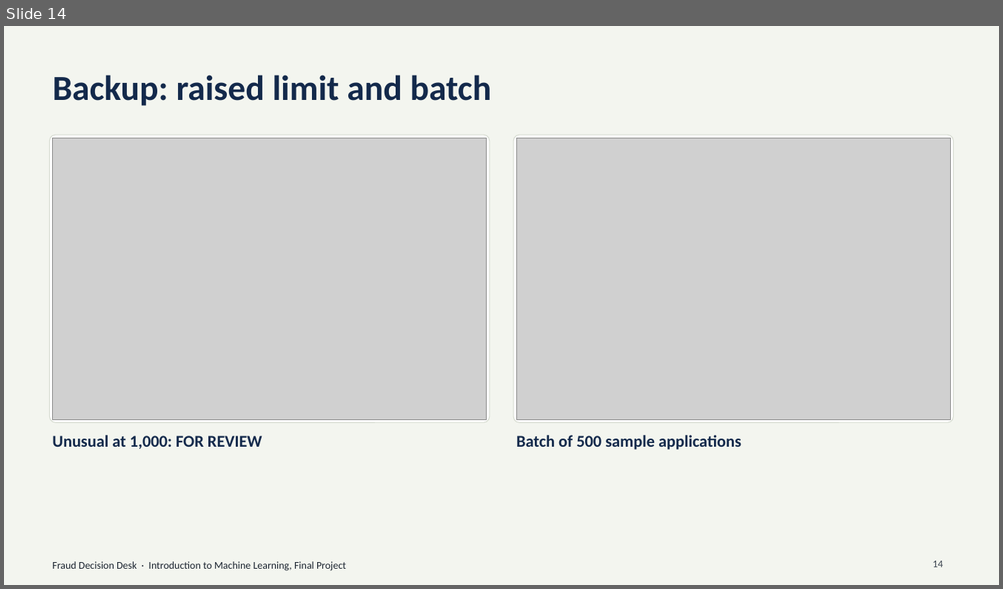
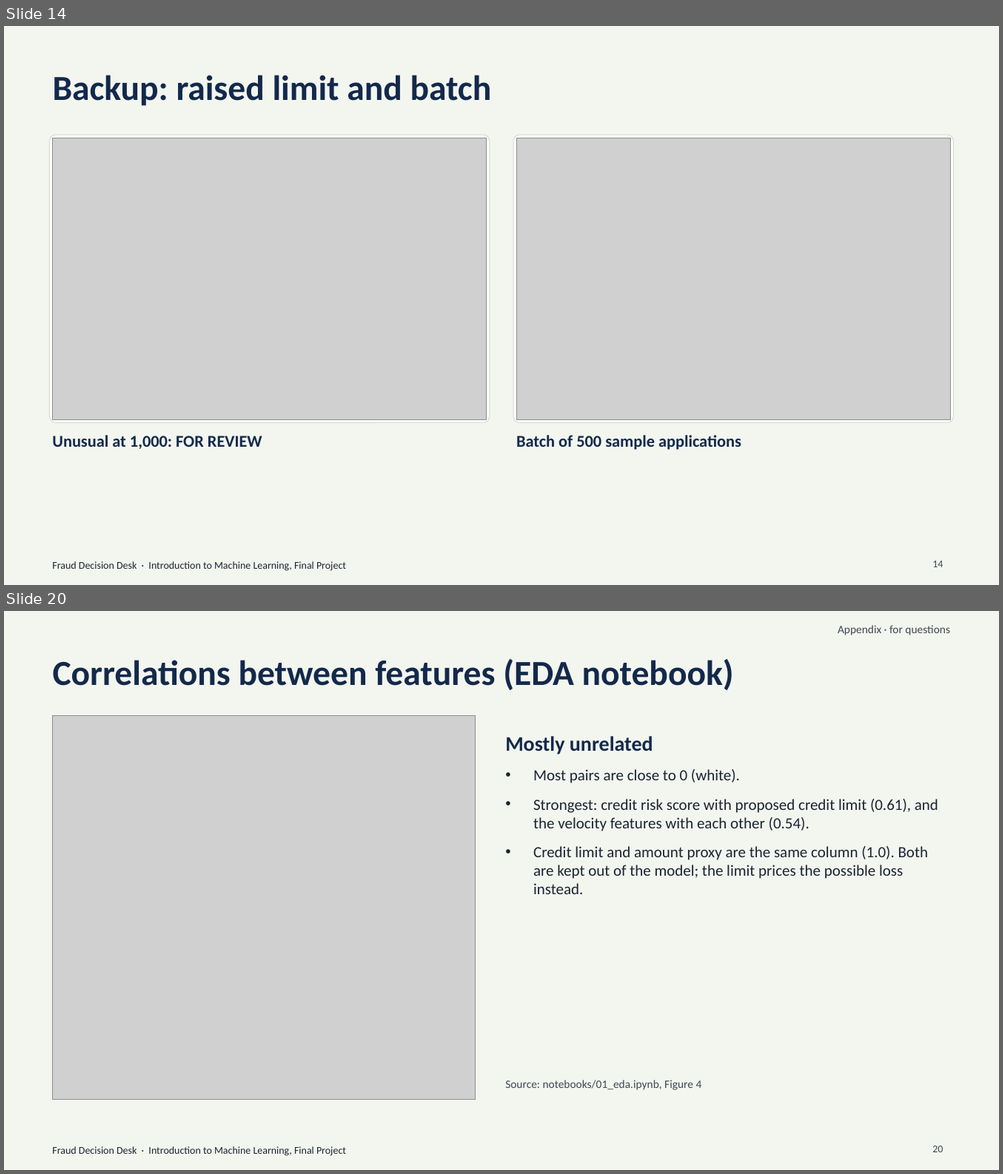
Before and after one commit to kira-ml/delayed-label-fraud-decisioning, a slide deck: docs/presentation.pptx. Shown one above the other, each under a label of ours: slide 14 before the commit, slides 14 and 20 after it; the slides between them are not shown. The pictures are 1003x589 and 1003x1174 pixels, drawn with LibreOffice and Linux fonts; fonts in the diff are those of the drawing; grey boxes stand for pictures. Boxes give left, top, right and bottom in pixels: in the first picture for what was removed or moved away, otherwise in the second. Text is boxed around its words. In the diff, an @@ line names an element or a change of style, - is before the commit and + after.

```diff
--- a/docs/presentation.pptx
+++ b/docs/presentation.pptx
@@ slide 20 added at (4,611,999,1170), background #F3F5EF; not listed: 1 template element that a slide beside it also shows @@
@@ text added at (837,625,950,635), 11 pt, text #3E4752 @@
+Appendix · for questions
@@ title added at (53,659,734,690), 34 pt, text #13294B, bold @@
+Correlations between features (EDA notebook)
@@ picture added at (53,715,475,1099) @@
@@ text added at (505,736,938,894), 15 pt, text #1B2430 @@
+Mostly unrelated
+• Most pairs are close to 0 (white).
+• Strongest: credit risk score with proposed credit limit (0.61), and the velocity features with each other (0.54).
+• Credit limit and amount proxy are the same column (1.0). Both are kept out of the model; the limit prices the possible loss instead.
@@ text added at (505,1080,702,1091), 11 pt, text #3E4752 @@
+Source: notebooks/01_eda.ipynb, Figure 4
@@ page number added at (932,1146,942,1153), 10 pt, text #3E4752 @@
+20
```
Also in this commit, not shown: 5 other slides added, 2 other files.
